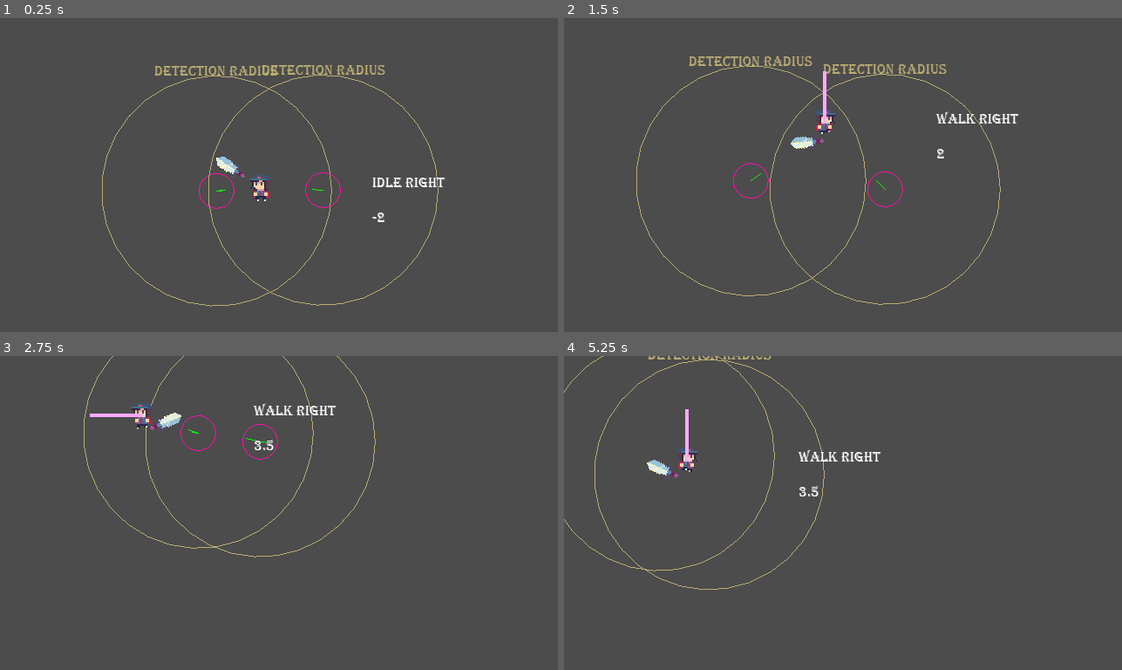
Above: before the commit, frames 1-4 (two rows, left to right).
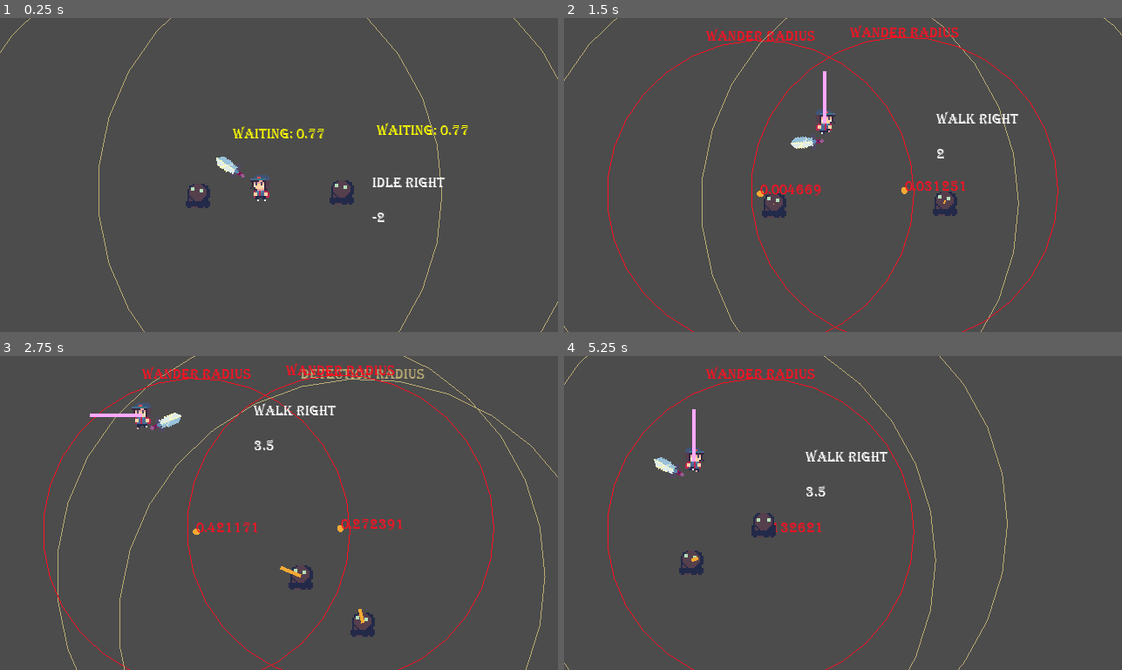
Above: after the commit, the same moments.

Repository: OceanBoy612/SimpleRPG
Game: Godot game, scene res://Code/Enemies/~testing attack/TestingAttack.tscn
Same seed, same stepped clock (60 frames per second), same inputs: the game is played once before the commit and once after it. This scene is started directly instead of the project's main scene.
Inputs (mouse positions are in pixels of both pictures, inside the frame that each line leads up to):
- Up to frame 1 (0.25 s): no input
- Up to frame 2 (1.5 s): tap Enter (ui_accept) at 0.5, 0.77 s; move the mouse to (815, 237) at 0.52 s; hold Up (ui_up) from 0.53 s (still down); move the mouse to (1010, 222) at 1.27 s
- Up to frame 3 (2.75 s): tap Enter (ui_accept) at 1.52 s; move the mouse to (111, 465) at 2.02 s; release Up (ui_up) at 2.03 s; hold Left (ui_left) from 2.03 s (still down)
- Up to frame 4 (5.25 s): move the mouse to (870, 513) at 2.77 s; tap Enter (ui_accept) at 3.02, 3.77, 4.52 s; move the mouse to (759, 434) at 3.52 s; release Left (ui_left) at 3.53 s; hold Down (ui_down) 3.53-4.28 s; move the mouse to (965, 497) at 4.27 s; hold Right (ui_right) 4.28-5.03 s; move the mouse to (731, 528) at 5.02 s; hold Up (ui_up) from 5.03 s (still down)

The runs differ from the first frame. In frame 1, 2.7% of the frame differs, in the area x 0-100%, y 0-100%; in frame 2, 4.0%; in frame 3, 3.6%; in frame 4, 3.3%.

Commit message:
Update Frim attack pattern
Frim now jump into the air, move in the direction of the target a fixed amount then detonate dealing damage in an area.

Diff:
--- a/src/Art/SpriteFrame Resources/Frim_sprite_frames.tres
+++ b/src/Art/SpriteFrame Resources/Frim_sprite_frames.tres
@@ -4,84 +4,84 @@
 [ext_resource path="res://Art/~Sprites/Frim Attack-Sheet.png" type="Texture" id=2]
 
 [sub_resource type="AtlasTexture" id=1]
+atlas = ExtResource( 1 )
+region = Rect2( 0, 0, 16, 16 )
+
+[sub_resource type="AtlasTexture" id=2]
+atlas = ExtResource( 1 )
+region = Rect2( 16, 0, 16, 16 )
+
+[sub_resource type="AtlasTexture" id=3]
+atlas = ExtResource( 1 )
+region = Rect2( 32, 0, 16, 16 )
+
+[sub_resource type="AtlasTexture" id=4]
+atlas = ExtResource( 1 )
+region = Rect2( 48, 0, 16, 16 )
+
+[sub_resource type="AtlasTexture" id=5]
 atlas = ExtResource( 2 )
 region = Rect2( 528, 0, 48, 48 )
 
-[sub_resource type="AtlasTexture" id=2]
+[sub_resource type="AtlasTexture" id=6]
 atlas = ExtResource( 2 )
 region = Rect2( 576, 0, 48, 48 )
 
-[sub_resource type="AtlasTexture" id=3]
+[sub_resource type="AtlasTexture" id=7]
 atlas = ExtResource( 2 )
 region = Rect2( 624, 0, 48, 48 )
 
-[sub_resource type="AtlasTexture" id=4]
+[sub_resource type="AtlasTexture" id=8]
 atlas = ExtResource( 2 )
 region = Rect2( 672, 0, 48, 48 )
 
-[sub_resource type="AtlasTexture" id=5]
+[sub_resource type="AtlasTexture" id=9]
 atlas = ExtResource( 2 )
 region = Rect2( 720, 0, 48, 48 )
 
-[sub_resource type="AtlasTexture" id=6]
+[sub_resource type="AtlasTexture" id=10]
 atlas = ExtResource( 2 )
 region = Rect2( 768, 0, 48, 48 )
 
-[sub_resource type="AtlasTexture" id=7]
+[sub_resource type="AtlasTexture" id=11]
 atlas = ExtResource( 2 )
 region = Rect2( 0, 0, 48, 48 )
 
-[sub_resource type="AtlasTexture" id=8]
+[sub_resource type="AtlasTexture" id=12]
 atlas = ExtResource( 2 )
 region = Rect2( 48, 0, 48, 48 )
 
-[sub_resource type="AtlasTexture" id=9]
+[sub_resource type="AtlasTexture" id=13]
 atlas = ExtResource( 2 )
 region = Rect2( 96, 0, 48, 48 )
 
-[sub_resource type="AtlasTexture" id=10]
+[sub_resource type="AtlasTexture" id=14]
 atlas = ExtResource( 2 )
 region = Rect2( 144, 0, 48, 48 )
 
-[sub_resource type="AtlasTexture" id=11]
+[sub_resource type="AtlasTexture" id=15]
 atlas = ExtResource( 2 )
 region = Rect2( 192, 0, 48, 48 )
 
-[sub_resource type="AtlasTexture" id=12]
+[sub_resource type="AtlasTexture" id=16]
 atlas = ExtResource( 2 )
 region = Rect2( 240, 0, 48, 48 )
 
-[sub_resource type="AtlasTexture" id=13]
+[sub_resource type="AtlasTexture" id=17]
 atlas = ExtResource( 2 )
 region = Rect2( 288, 0, 48, 48 )
 
-[sub_resource type="AtlasTexture" id=14]
+[sub_resource type="AtlasTexture" id=18]
 atlas = ExtResource( 2 )
 region = Rect2( 336, 0, 48, 48 )
 
-[sub_resource type="AtlasTexture" id=15]
+[sub_resource type="AtlasTexture" id=19]
 atlas = ExtResource( 2 )
 region = Rect2( 384, 0, 48, 48 )
 
-[sub_resource type="AtlasTexture" id=16]
+[sub_resource type="AtlasTexture" id=20]
 atlas = ExtResource( 2 )
 region = Rect2( 432, 0, 48, 48 )
-
-[sub_resource type="AtlasTexture" id=17]
-atlas = ExtResource( 1 )
-region = Rect2( 0, 0, 16, 16 )
-
-[sub_resource type="AtlasTexture" id=18]
-atlas = ExtResource( 1 )
-region = Rect2( 16, 0, 16, 16 )
-
-[sub_resource type="AtlasTexture" id=19]
-atlas = ExtResource( 1 )
-region = Rect2( 32, 0, 16, 16 )
-
-[sub_resource type="AtlasTexture" id=20]
-atlas = ExtResource( 1 )
-region = Rect2( 48, 0, 16, 16 )
 
 [sub_resource type="AtlasTexture" id=21]
 atlas = ExtResource( 2 )
@@ -89,20 +89,20 @@
 
 [resource]
 animations = [ {
-"frames": [ SubResource( 1 ), SubResource( 2 ), SubResource( 3 ), SubResource( 4 ), SubResource( 5 ), SubResource( 6 ) ],
+"frames": [ SubResource( 1 ), SubResource( 2 ), SubResource( 3 ), SubResource( 4 ) ],
 "loop": true,
+"name": "Idle",
+"speed": 7.0
+}, {
+"frames": [ SubResource( 5 ), SubResource( 6 ), SubResource( 7 ), SubResource( 8 ), SubResource( 9 ), SubResource( 10 ) ],
+"loop": false,
 "name": "Detonate",
 "speed": 18.0
 }, {
-"frames": [ SubResource( 7 ), SubResource( 8 ), SubResource( 9 ), SubResource( 10 ), SubResource( 11 ), SubResource( 12 ), SubResource( 13 ), SubResource( 14 ), SubResource( 15 ), SubResource( 16 ) ],
+"frames": [ SubResource( 11 ), SubResource( 12 ), SubResource( 13 ), SubResource( 14 ), SubResource( 15 ), SubResource( 16 ), SubResource( 17 ), SubResource( 18 ), SubResource( 19 ), SubResource( 20 ) ],
 "loop": false,
 "name": "Leap",
 "speed": 15.0
-}, {
-"frames": [ SubResource( 17 ), SubResource( 18 ), SubResource( 19 ), SubResource( 20 ) ],
-"loop": true,
-"name": "Idle",
-"speed": 7.0
 }, {
 "frames": [ SubResource( 21 ) ],
 "loop": true,
--- a/src/Code/Character Controller/Player.tscn
+++ b/src/Code/Character Controller/Player.tscn
@@ -212,5 +212,3 @@
 rotation = 2.38786
 frames = ExtResource( 5 )
 animation = "Broadsword"
-
-[connection signal="body_entered" from="Facing/Weapon/Path2D/PathFollow2D/AttackArea" to="Facing/Weapon" method="_on_AttackArea_body_entered"]
--- a/src/Code/Enemies/NPC.tscn
+++ b/src/Code/Enemies/NPC.tscn
@@ -11,8 +11,8 @@
 
 [sub_resource type="Animation" id=1]
 resource_name = "Attack"
-length = 0.867
-step = 0.067
+length = 0.278
+step = 0.055
 tracks/0/type = "value"
 tracks/0/path = NodePath("AttackArea/CollisionShape2D:shape:radius")
 tracks/0/interp = 1
@@ -20,10 +20,10 @@
 tracks/0/imported = false
 tracks/0/enabled = true
 tracks/0/keys = {
-"times": PoolRealArray( 0, 0.335, 0.536, 0.603, 0.871 ),
-"transitions": PoolRealArray( 1, 9.18958, 1, 1, 1 ),
+"times": PoolRealArray( 0, 0.055, 0.22 ),
+"transitions": PoolRealArray( 1, 1, 1 ),
 "update": 0,
-"values": [ 0.01, 0.01, 16.0, 24.0, 0.01 ]
+"values": [ 16.0, 24.0, 0.01 ]
 }
 tracks/1/type = "value"
 tracks/1/path = NodePath("AttackArea/CollisionShape2D:disabled")
@@ -32,7 +32,7 @@
 tracks/1/imported = false
 tracks/1/enabled = true
 tracks/1/keys = {
-"times": PoolRealArray( 0, 0.67 ),
+"times": PoolRealArray( 0, 0.22 ),
 "transitions": PoolRealArray( 1, 1 ),
 "update": 1,
 "values": [ false, true ]
@@ -42,19 +42,19 @@
 tracks/2/interp = 1
 tracks/2/loop_wrap = true
 tracks/2/imported = false
-tracks/2/enabled = true
+tracks/2/enabled = false
 tracks/2/keys = {
 "times": PoolRealArray( 0 ),
-"transitions": PoolRealArray( 1 ),
+"transitions": PoolRealArray( 1.31951 ),
 "update": 1,
-"values": [ "Attack" ]
+"values": [ "Detonate" ]
 }
 tracks/3/type = "value"
 tracks/3/path = NodePath("AnimatedSprite:playing")
 tracks/3/interp = 1
 tracks/3/loop_wrap = true
 tracks/3/imported = false
-tracks/3/enabled = true
+tracks/3/enabled = false
 tracks/3/keys = {
 "times": PoolRealArray( 0 ),
 "transitions": PoolRealArray( 1 ),
@@ -64,9 +64,9 @@
 tracks/4/type = "value"
 tracks/4/path = NodePath("AnimatedSprite:frame")
 tracks/4/interp = 1
-tracks/4/loop_wrap = true
+tracks/4/loop_wrap = false
 tracks/4/imported = false
-tracks/4/enabled = true
+tracks/4/enabled = false
 tracks/4/keys = {
 "times": PoolRealArray( 0 ),
 "transitions": PoolRealArray( 1 ),
@@ -78,7 +78,7 @@
 radius = 6.90314
 
 [sub_resource type="CircleShape2D" id=3]
-radius = 66.0
+radius = 140.0
 
 [sub_resource type="Curve" id=4]
 _data = [ Vector2( 0, 0 ), 0.0, 0.0234765, 0, 0, Vector2( 1, 1 ), 2.8841, 0.0, 0, 0 ]
@@ -96,7 +96,7 @@
 
 [sub_resource type="CircleShape2D" id=8]
 resource_local_to_scene = true
-radius = 0.01
+radius = 16.0
 
 [node name="NPC" type="KinematicBody2D"]
 position = Vector2( 161, 96 )
@@ -110,6 +110,7 @@
 DEBUG = true
 faction = 4
 hostile_factions = 1
+attack_cooldown = 0.0
 attack_area_path = NodePath("AttackArea")
 
 [node name="AnimationPlayer" type="AnimationPlayer" parent="."]
@@ -121,8 +122,8 @@
 
 [node name="AnimatedSprite" type="AnimatedSprite" parent="."]
 frames = ExtResource( 8 )
-animation = "Attack"
-frame = 13
+animation = "Detonate"
+frame = 5
 playing = true
 
 [node name="DetectionRadius" type="Area2D" parent="."]
@@ -130,9 +131,10 @@
 collision_mask = 6
 script = ExtResource( 4 )
 DEBUG = true
-radius = 66
+radius = 140
 
 [node name="CollisionShape2D" type="CollisionShape2D" parent="DetectionRadius"]
+visible = false
 shape = SubResource( 3 )
 
 [node name="StateMachine" type="Node2D" parent="."]
@@ -151,6 +153,7 @@
 [node name="Steering" type="Node2D" parent="StateMachine"]
 script = ExtResource( 6 )
 DEBUG = true
+attack_range = 50.0
 hostile_curve = SubResource( 5 )
 ally_curve = SubResource( 6 )
 target_curve = SubResource( 7 )
@@ -159,6 +162,8 @@
 [node name="Attack" type="Node2D" parent="StateMachine"]
 script = ExtResource( 5 )
 
+[node name="Tween" type="Tween" parent="StateMachine/Attack"]
+
 [node name="AttackArea" type="Area2D" parent="."]
 collision_layer = 0
 collision_mask = 6
@@ -166,5 +171,5 @@
 [node name="CollisionShape2D" type="CollisionShape2D" parent="AttackArea"]
 shape = SubResource( 8 )
 
-[connection signal="animation_finished" from="AnimationPlayer" to="StateMachine/Attack" method="_on_AnimationPlayer_animation_finished"]
 [connection signal="entity_entered" from="DetectionRadius" to="StateMachine" method="_on_DetectionRadius_entity_entered"]
+[connection signal="tween_all_completed" from="StateMachine/Attack/Tween" to="StateMachine/Attack" method="_on_Tween_tween_all_completed"]
--- a/src/Code/Enemies/attack.gd
+++ b/src/Code/Enemies/attack.gd
@@ -5,62 +5,66 @@
 ends when animation finishes
 """
 
+export var damage_amount = 1
 var anim : AnimatedSprite
-export var damage_amount = 1
+
+
+var dir : Vector2
+var vel : float
+
+var jump_duration = 0.4
 
 func on_enable():
-#	anim = (kb.get_node("AnimatedSprite") as AnimatedSprite)
-#	anim.connect("animation_finished", self, "on_animation_finished")
-#	anim.play("Attack")
-	var player = (kb.get_node("AnimationPlayer") as AnimationPlayer)
-	player.play("Attack")
+	anim = (kb.get_node("AnimatedSprite") as AnimatedSprite)
+	if not anim.is_connected("animation_finished", self, "on_animation_finished"):
+		anim.connect("animation_finished", self, "on_animation_finished")
+	anim.play("Leap")
+
+#
+	$Tween.interpolate_property(self, "vel",
+			250, 0, jump_duration, Tween.TRANS_SINE, Tween.EASE_IN, 0.6)
+	$Tween.start()
+	dir = ((kb as CombatEntity).target.global_position - global_position).normalized()
+
+	# disable collision
+	kb.collision_mask = kb.collision_mask & ~2 # Player layer
+	kb.collision_mask = kb.collision_mask & ~4 # Enemy layer
+
+
+#	var player = (kb.get_node("AnimationPlayer") as AnimationPlayer)
+#	player.play("Attack")
 #	player.connect("animation_finished", "on_animation_finished")
+
+
+func _physics_process(delta):
+	kb.move_and_slide(vel * dir)
+	pass
 
 
 
 
-func _on_AnimationPlayer_animation_finished(anim_name):
-	(kb as CombatEntity).last_attack_time = 0
-	(kb as CombatEntity).target = null
-	emit_signal("completed")
-	pass # Replace with function body.
+
+func on_animation_finished():
+	if anim.animation == "Leap":
+		anim.play("Air")
+	elif anim.animation == "Detonate":
+		anim.disconnect("animation_finished", self, "on_animation_finished")
+		anim.play("Idle")
+		(kb as CombatEntity).last_attack_time = 0
+		(kb as CombatEntity).target = null
+
+		emit_signal("completed")
 
 
 
-func on_animation_finished():
-	return
-	anim.disconnect("animation_finished", self, "on_animation_finished")
-	(kb as CombatEntity).last_attack_time = 0
-	(kb as CombatEntity).target = null
-	anim.play("Idle")
-
-	var area = (kb.get_node("AttackArea") as Area2D)
-
-	var bodies = area.get_overlapping_bodies()
-	for b in bodies:
-		if b == kb: continue
-		if b.has_method("damage"):
-			b.damage(damage_amount)
-		if b.has_method("knockback"):
-			b.knockback(kb, damage_amount)
-
-	emit_signal("completed")
-	pass
-
-### Helpers ###
 
 
+func _on_Tween_tween_all_completed():
+	anim.play("Detonate")
 
-### Helpers ###
+	var pl = kb.get_node("AnimationPlayer") as AnimationPlayer
+	pl.play("Attack") # aoe damage area expansion and enable
 
-
-### DEBUG ###
-
-#func _draw():
-#	if not DEBUG:
-#		return
-#
-#	# TODO: This should move to the CombatEntity debug class
-#	draw_arc(Vector2(), kb.attack_range, 0, 2*PI, 32, Color("#ff1111"))
-#
-#
+	# re-enable collision
+	kb.collision_mask = kb.collision_mask | 2 # Player layer
+	kb.collision_mask = kb.collision_mask | 4 # Enemy layer
--- a/src/Code/Enemies/detection_radius.gd
+++ b/src/Code/Enemies/detection_radius.gd
@@ -1,4 +1,4 @@
-#tool
+tool
 extends Area2D
 
 
--- a/src/Code/Maps/Map1.tscn
+++ b/src/Code/Maps/Map1.tscn
@@ -49,6 +49,7 @@
 
 [node name="Player" parent="." instance=ExtResource( 4 )]
 position = Vector2( 149.045, 80.8723 )
+health = 1000.0
 
 [node name="Enemies" type="Node2D" parent="."]
 
@@ -56,13 +57,13 @@
 position = Vector2( 11.9948, -28.4842 )
 
 [node name="NPC2" parent="Enemies" instance=ExtResource( 9 )]
-position = Vector2( -83.7416, 284.633 )
+position = Vector2( -14.8195, 90.6022 )
 
 [node name="NPC3" parent="Enemies" instance=ExtResource( 9 )]
-position = Vector2( 532.662, -95.155 )
+position = Vector2( -23.9592, 29.9537 )
 
 [node name="NPC4" parent="Enemies" instance=ExtResource( 9 )]
-position = Vector2( 463.361, 293.227 )
+position = Vector2( 46.0825, 32.5215 )
 
 [node name="NPC5" parent="Enemies" instance=ExtResource( 9 )]
-position = Vector2( 378.684, -166.588 )
+position = Vector2( 85.0158, -34.737 )
